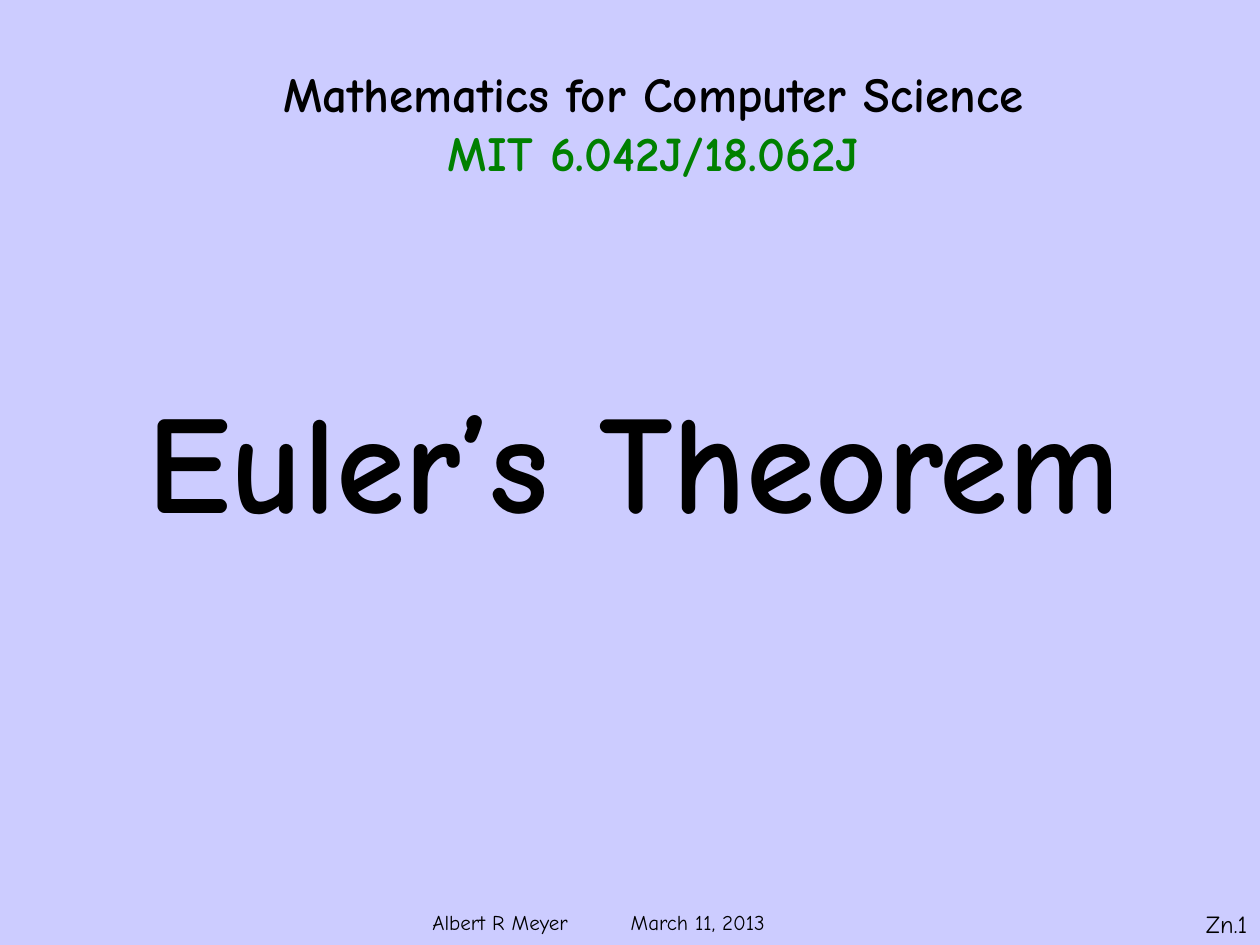
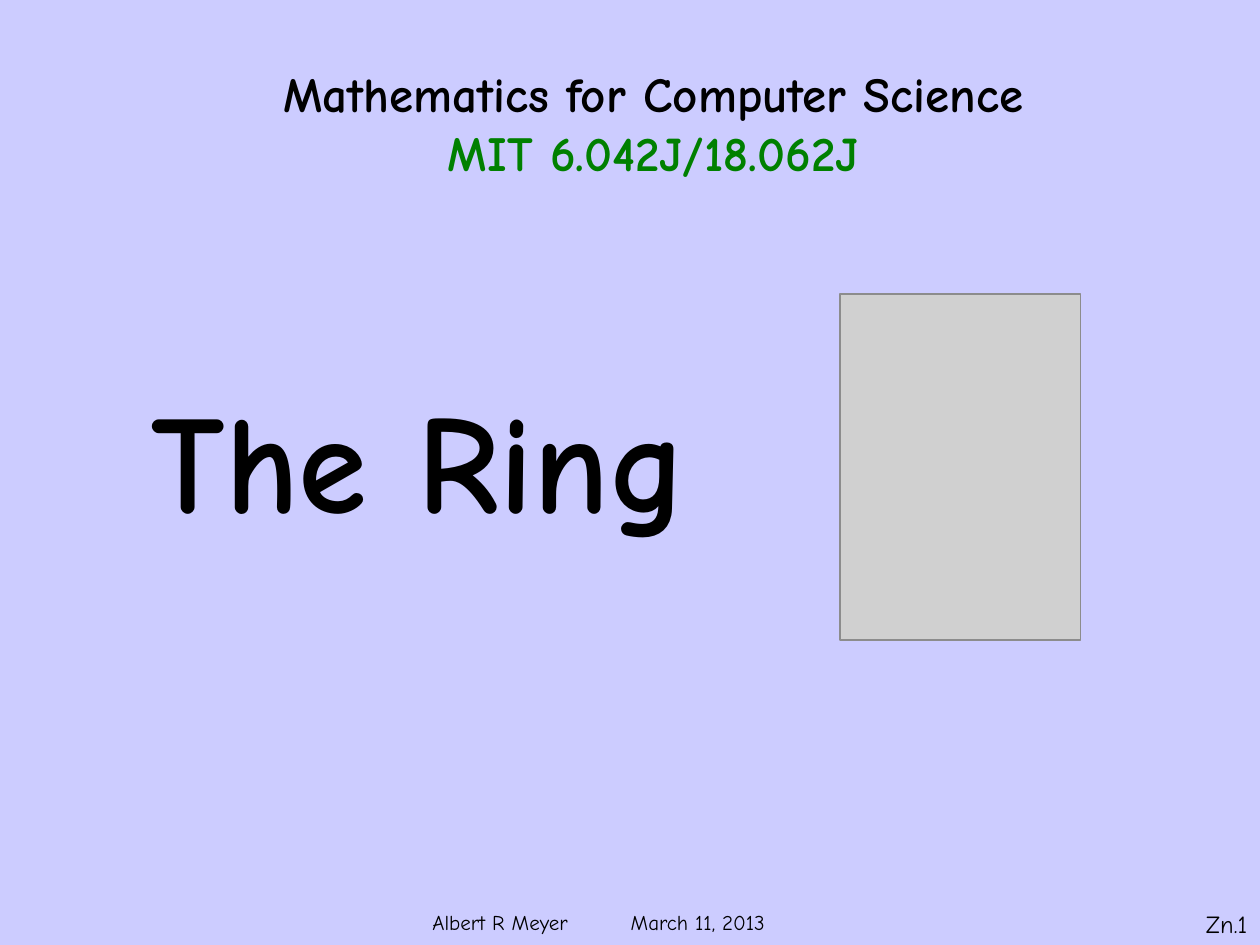
Before and after one commit to armeyer/mcs_web, a slide deck: slide 1 of spring13/slides13/Zmodn.pptx. Drawn at 1260x945 pixels with LibreOffice and Linux fonts; fonts in the diff are those of the drawing; grey boxes stand for pictures; background and template pictures are left out. Boxes give left, top, right and bottom in pixels: in the first picture for what was removed or moved away, otherwise in the second. Text is boxed around its words. In the diff, an @@ line names an element or a change of style, - is before the commit and + after.

```diff
--- a/spring13/slides13/Zmodn.pptx
+++ b/spring13/slides13/Zmodn.pptx
@@ picture added at <box>840,294,1081,640</box> @@
@@ subtitle at <box>152,418,685,538</box>: text changed @@
-Euler’s Theorem
+The Ring
```
Also in this commit, not shown: 6 other slides changed, 19 slides added, 7 slides removed.
